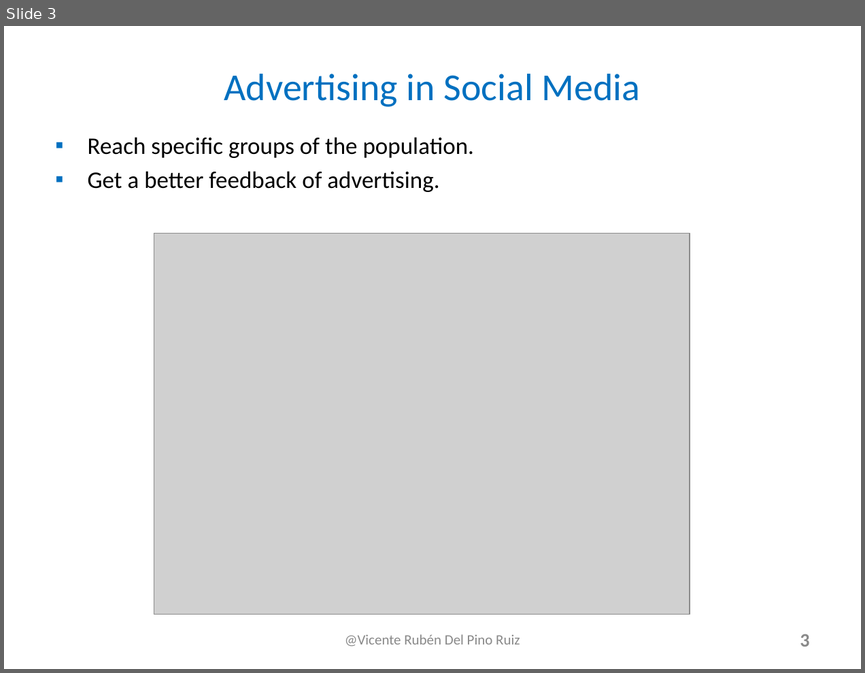
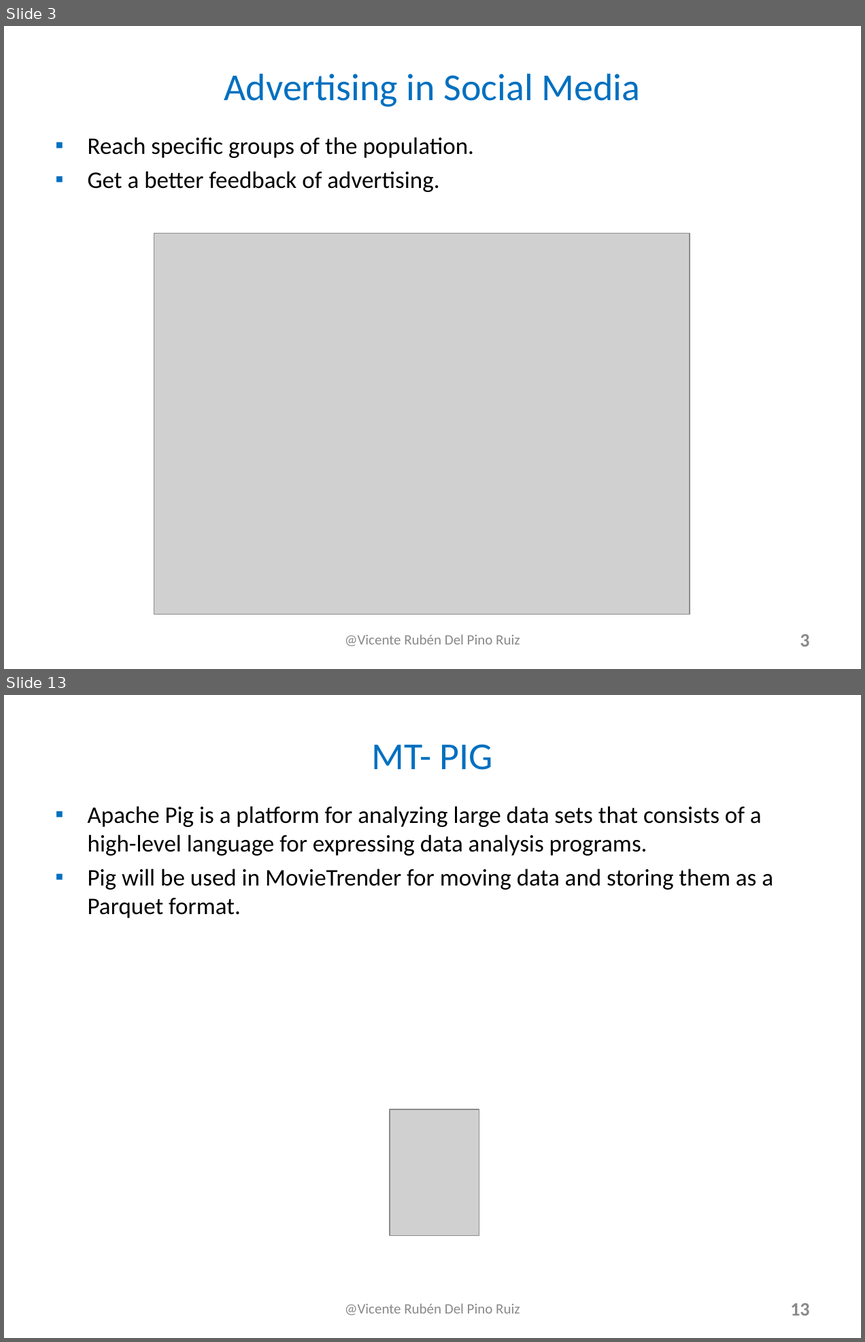
Before and after one commit to MovieTrender/Documentation, a slide deck: Big Data Case Study in Social Media.ppt. Shown one above the other, each under a label of ours: slide 3 before the commit, slides 3 and 13 after it; the slides between them are not shown. The pictures are 865x673 and 865x1342 pixels, drawn with LibreOffice and Linux fonts; fonts in the diff are those of the drawing; grey boxes stand for pictures. Boxes give left, top, right and bottom in pixels: in the first picture for what was removed or moved away, otherwise in the second. Text is boxed around its words. In the diff, an @@ line names an element or a change of style, - is before the commit and + after.

```diff
--- a/Big Data Case Study in Social Media.ppt
+++ b/Big Data Case Study in Social Media.ppt
@@ slide 13 added at (4,695,861,1338), background #FFFFFF @@
@@ title added at (371,744,493,770), 32 pt, text #0070C0 @@
+MT- PIG
@@ text added at (88,806,773,918), 20 pt, text #000000 @@
+▪ Apache Pig is a platform for analyzing large data sets that consists of a high-level language for expressing data analysis programs.
+▪ Pig will be used in MovieTrender for moving data and storing them as a Parquet format.
@@ picture added at (390,1109,479,1235) @@
@@ text added at (345,1303,519,1315), 12 pt, text #898989 @@
+@Vicente Rubén Del Pino Ruiz
@@ page number added at (790,1303,809,1315), 16 pt, text #898989, bold @@
+13
```
Also in this commit, not shown: 10 slides changed, 2 other slides added, 3 slides removed, 1 other file.
